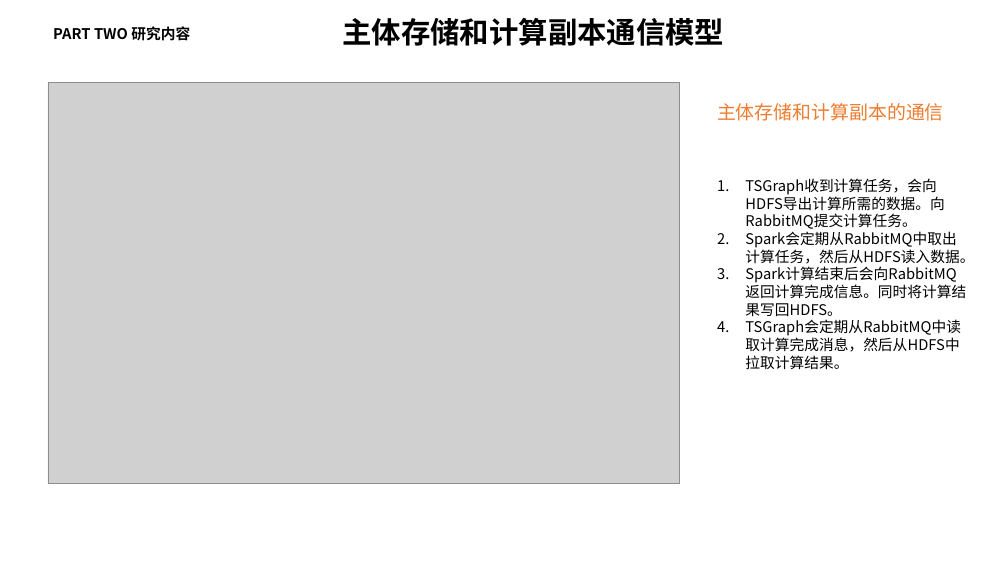
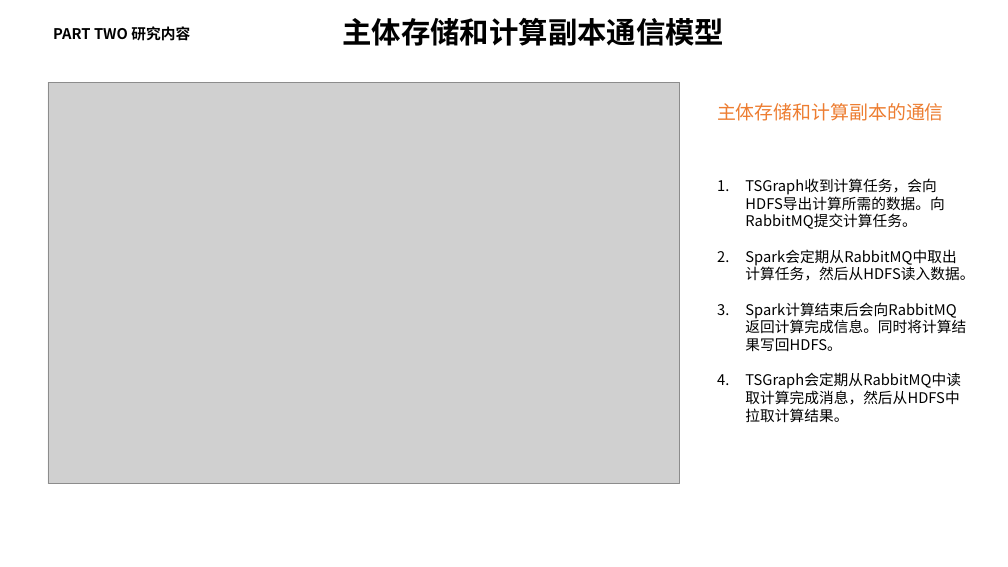
Before and after one commit to zhaobingcn/mypaper, a slide deck: slide 17 of 赵炳-答辩报告 [自动保存].pptx. Drawn at 1008x567 pixels with LibreOffice and Linux fonts; fonts in the diff are those of the drawing; grey boxes stand for pictures; background and template pictures are left out. Boxes give left, top, right and bottom in pixels: in the first picture for what was removed or moved away, otherwise in the second. Text is boxed around its words. In the diff, an @@ line names an element or a change of style, - is before the commit and + after.

```diff
--- a/赵炳-答辩报告 [自动保存].pptx
+++ b/赵炳-答辩报告 [自动保存].pptx
@@ text "TSGraph收到计算任务，会向HDFS导出计算所需的数据。向RabbitMQ提交计算任务。" rewrapped from (745, 178, 974, 370) to (745, 178, 974, 423) @@
```
Also in this commit, not shown: 3 other slides changed, 3 other files.
